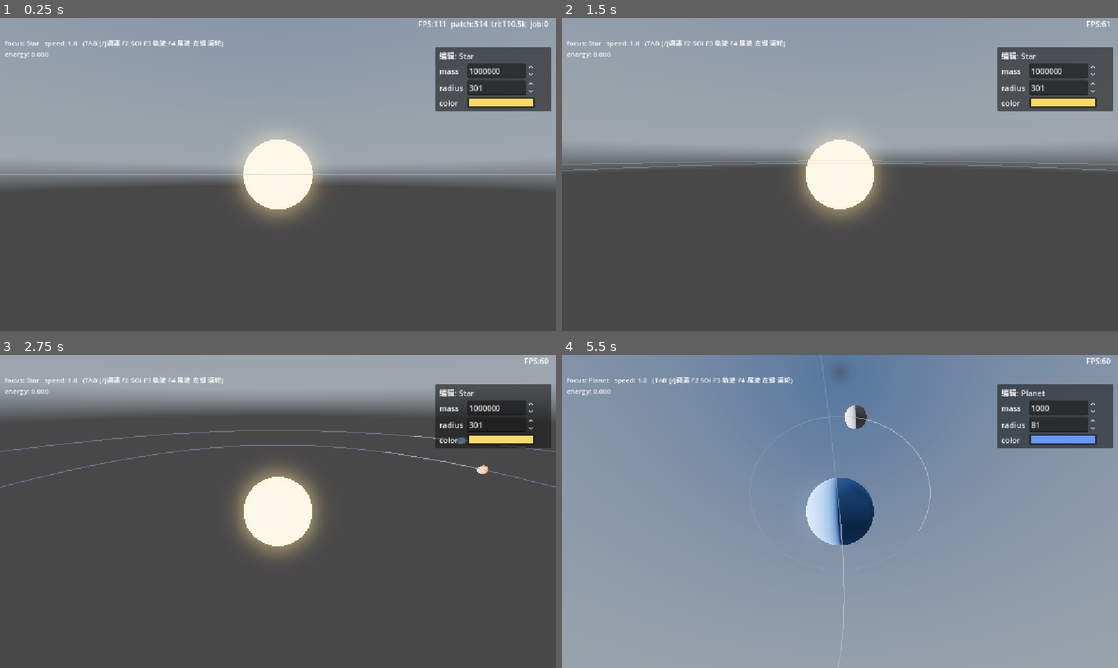
Above: before the commit, frames 1-4 (two rows, left to right).
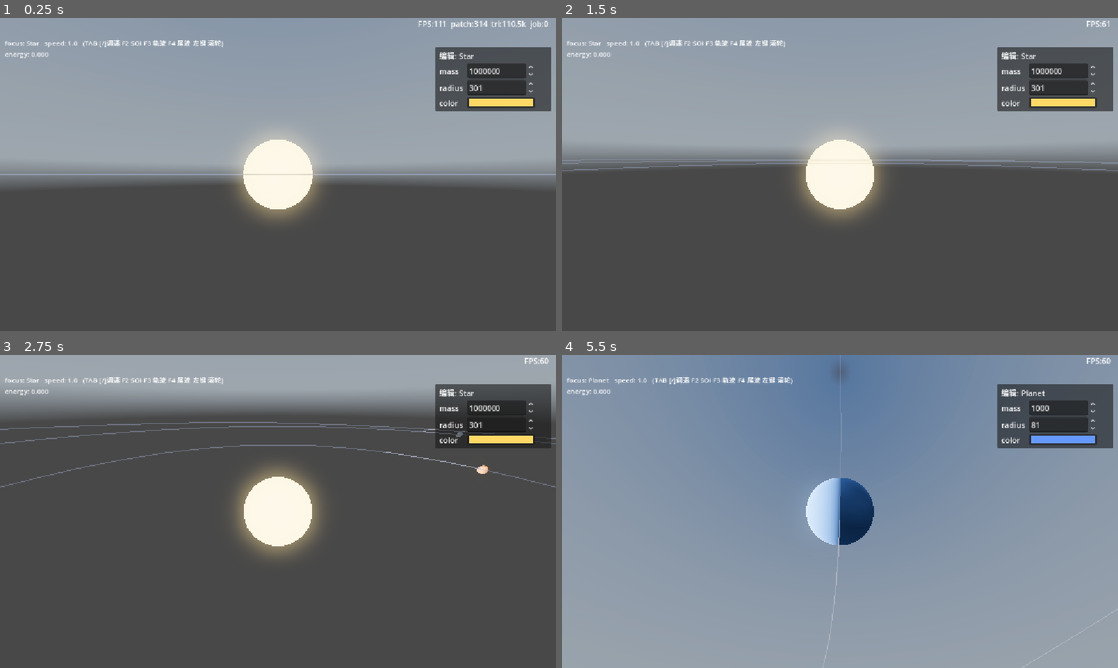
Above: after the commit, the same moments.

Repository: xiaobaibaix/stellar_era_godot
Game: Godot game, scene res://scenes/main.tscn
Two runs of this game, one before a commit and one after it. Both use one fixed random seed, a clock stepped at 60 frames per second and the inputs below. A sky picture missing from this copy of the repository is replaced by a grey-blue gradient.
Inputs (mouse positions are in pixels of both pictures, inside the frame that each line leads up to):
- Up to frame 1 (0.25 s): no input
- Up to frame 2 (1.5 s): tap Enter at 0.5 s; move the mouse to (962, 158) at 0.52 s; hold D 0.53-1.25 s; hold Q 0.53-1.25 s; click (962, 158) at 0.67 s; tap Space at 0.77, 1.25 s; drag from (728, 190) to (812, 237) at 1.27 s
- Up to frame 3 (2.75 s): move the mouse to (333, 442) at 2.02 s; hold D from 2.03 s (still down); tap Shift at 2.1 s
- Up to frame 4 (5.5 s): release D at 2.75 s; drag from (812, 574) to (673, 464) at 2.77 s; move the mouse to (1006, 558) at 3.52 s; hold A 3.53-4.25 s; tap Enter at 3.6, 4.25 s; tap Space at 3.77 s; drag from (673, 464) to (756, 433) at 4.27 s; move the mouse to (867, 511) at 5.02 s; hold S from 5.03 s (still down); tap Tab at 5.1 s; click (867, 511) at 5.17 s

The runs differ from the first frame. In frame 2, 0.7% of the frame differs, in the area x 0-100%, y 45-47%; in frame 3, 0.9%, in the area x 0-100%, y 21-43%; in frame 4, 0.8%.

Commit message:
开发：添加编辑器也显示soi区域作为参考范围

Diff:
--- a/scenes/celestial_system.tscn
+++ b/scenes/celestial_system.tscn
@@ -1,12 +1,14 @@
 [gd_scene format=3 uid="uid://dvvumqb10vtc8"]
 
 [ext_resource type="Script" uid="uid://wtc1vb7c6gl" path="res://celestial_system.gd" id="1_a48o5"]
+[ext_resource type="Script" path="res://scenes/soi_editor_preview.gd" id="2_soiprev"]
 
 [node name="CelestialSystem" type="Node3D" unique_id=1785284761]
 script = ExtResource("1_a48o5")
 
 [node name="SOI" type="MeshInstance3D" parent="." unique_id=1965821511]
 visible = false
+script = ExtResource("2_soiprev")
 
 [node name="Trails" type="Node3D" parent="." unique_id=387353748]
 
--- a/scenes/main.tscn
+++ b/scenes/main.tscn
@@ -149,7 +149,7 @@
 omni_attenuation = -0.1
 
 [node name="PlanetSystem1" parent="CelestialSystem/CelestialSystem1" unique_id=512211728 instance=ExtResource("8_tipki")]
-transform = Transform3D(1, 0, 0, 0, 1, 0, 0, 0, 1, 6000, 0, 0)
+transform = Transform3D(1, 0, 0, 0, 1, 0, 0, 0, 1, 7378.6934, 0, 0)
 
 [node name="Planet" parent="CelestialSystem/CelestialSystem1/PlanetSystem1" unique_id=1378551634 instance=ExtResource("9_cel")]
 mass = 1000.0
@@ -158,7 +158,7 @@
 is_dominant = true
 
 [node name="MoonSystem" parent="CelestialSystem/CelestialSystem1/PlanetSystem1" unique_id=1785284761 instance=ExtResource("8_tipki")]
-transform = Transform3D(1, 0, 0, 0, 1, 0, 0, 0, 1, 209.53174, 0, 0)
+transform = Transform3D(1, 0, 0, 0, 1, 0, 0, 0, 1, 968.28516, 0, 0)
 
 [node name="Moon" parent="CelestialSystem/CelestialSystem1/PlanetSystem1/MoonSystem" unique_id=607143191 instance=ExtResource("9_cel")]
 mass = 5.0
--- /dev/null
+++ b/scenes/soi_editor_preview.gd
@@ -0,0 +1,295 @@
+@tool
+class_name SOIEditorPreview
+extends MeshInstance3D
+## 编辑器内 SOI 等势面预览: 挂在预制体 celestial_system.tscn 的 SOI 节点上(仅借宿, 自身 mesh 不动)。
+## 实际渲染到一个 INTERNAL_MODE_BACK 临时子节点(挂在本系统下) → 不进场景存盘、不污染 git diff。
+## 用场景树里的位置/质量算本系统 SOI 边界并实时显示, 方便放置子天体时直观看到引力作用范围。
+## 摄动源收集复刻运行时 _collect_perturbers; mesh 数学复刻 _make_potential_surface_mesh/_soi_radius_on_ray
+## (必须本地复制: celestial_system.gd 非 @tool, 编辑器里其实例是 placeholder, 方法调用会失败;
+##  仅 bare G 换成传参 g, 由 sys.G 读出)。保证编辑器看到的形状 = 运行时形状(同一等势面 η=1)。
+## 运行时由 celestial_system.gd 接管 SOI; 本脚本 is_editor_hint() 守卫, 运行时 _process 直接返回。
+
+const _PREVIEW_SHADER := """
+shader_type spatial;
+render_mode unshaded, cull_disabled, depth_test_disabled;
+uniform vec4 line_color;
+void fragment() {
+	vec3 center = (VIEW_MATRIX * MODEL_MATRIX[3]).xyz;
+	vec3 radial = normalize(VERTEX - center);
+	if (dot(radial, normalize(-VERTEX)) < 0.0) discard;
+	ALBEDO = line_color.rgb;
+	ALPHA = line_color.a;
+}
+"""
+
+var _last_sig: String = ""
+var _preview: MeshInstance3D = null
+
+
+func _process(_delta: float) -> void:
+	if not Engine.is_editor_hint():
+		# 运行时: 清掉可能残留的预览子节点(理论不会被存盘加载, 双保险), 交给 celestial_system.gd。
+		_clear_preview()
+		return
+	var sys: CelestialSystem = get_parent() as CelestialSystem
+	if sys == null:
+		return
+	# 顶层系统(parent 非 CelestialSystem)SOI 无穷大, 不画(同运行时 _build_soi_visuals_all 的守卫)。
+	if not (sys.get_parent() is CelestialSystem):
+		_clear_preview()
+		_last_sig = ""
+		return
+	var dom: Celestial = _dominant_of(sys)
+	if dom == null:
+		_clear_preview()
+		_last_sig = ""
+		return
+	# 摄动源 = 沿祖先链的祖辈 dominant + 同层兄弟 dominant(复刻 _collect_perturbers, 用场景树)。
+	var sources: Array[Celestial] = []
+	_collect_perturbers_edit(sys, sources)
+	# 位置/质量未变则跳过重建(编辑器空闲时近乎零开销, 仅在拖动天体时重算)。
+	var sig := _signature(sys, dom, sources)
+	if sig == _last_sig:
+		return
+	_last_sig = sig
+	if sources.is_empty():
+		# 无外部摄动(如孤立子系统) → SOI 无穷大, 不画。
+		_clear_preview()
+		return
+	# 同步编辑器世界位到 _wx(_soi_radius_on_ray 读 T._wx/sources._wx; 运行时由 _step 重设, 不影响)。
+	_sync_world(dom)
+	for s in sources:
+		_sync_world(s)
+	var pv: MeshInstance3D = _ensure_preview(sys)
+	# mesh 原点取系统世界位 → 顶点为系统局部坐标; 预览节点(系下局部 0)随之, 拖动系统时 mesh 跟随。
+	var so: Vector3 = sys.global_position
+	pv.mesh = _make_potential_surface_mesh(dom, sources, so.x, so.y, so.z, 24, 12, 0.0, sys.G)
+
+
+# 临时预览节点: owner=null → 不随场景存盘(纯编辑器预览; 运行时不加载, celestial_system.gd 接管 SOI)。
+func _ensure_preview(sys: CelestialSystem) -> MeshInstance3D:
+	if _preview != null and is_instance_valid(_preview):
+		return _preview
+	var pv := MeshInstance3D.new()
+	pv.name = "__SOIPreview__"
+	pv.material_override = _make_preview_material()
+	sys.add_child(pv)
+	pv.owner = null
+	_preview = pv
+	return pv
+
+
+func _clear_preview() -> void:
+	if _preview != null and is_instance_valid(_preview):
+		_preview.queue_free()
+	_preview = null
+
+
+# 非顶层系统用蓝色(同运行时 _make_soi_material 的 child 色; 顶层不画, 不到这里)。
+func _make_preview_material() -> Material:
+	var mat := ShaderMaterial.new()
+	var sh := Shader.new()
+	sh.code = _PREVIEW_SHADER
+	mat.shader = sh
+	mat.set_shader_parameter("line_color", Color(0.3, 0.85, 1.0, 0.35))
+	return mat
+
+
+# 本系统主导体 = 子里首个 is_dominant 的 Celestial(同运行时 _collect 的判定)。
+func _dominant_of(sys: CelestialSystem) -> Celestial:
+	for c in sys.get_children():
+		if c is Celestial and c.is_dominant:
+			return c
+	return null
+
+
+# 编辑器版摄动源收集: 复刻 _collect_perturbers(celestial_system.gd:772-785), 用场景树代替运行时字段。
+func _collect_perturbers_edit(sub: CelestialSystem, out_arr: Array) -> void:
+	var s: CelestialSystem = sub
+	while s.get_parent() is CelestialSystem:
+		var parent: CelestialSystem = s.get_parent() as CelestialSystem
+		var pd: Celestial = _dominant_of(parent)
+		if pd != null:
+			out_arr.append(pd)
+		for sib in parent.get_children():
+			if sib is CelestialSystem and sib != s:
+				var sd: Celestial = _dominant_of(sib as CelestialSystem)
+				if sd != null:
+					out_arr.append(sd)
+		s = parent
+	# 顶层 s 的 dominant(运行时第 784-785 行)。
+	var td: Celestial = _dominant_of(s)
+	if td != null:
+		out_arr.append(td)
+
+
+func _sync_world(c: Celestial) -> void:
+	var gp: Vector3 = c.global_position
+	c._wx = gp.x
+	c._wy = gp.y
+	c._wz = gp.z
+
+
+func _signature(sys: CelestialSystem, dom: Celestial, sources: Array) -> String:
+	var sp: Vector3 = sys.global_position
+	var dp: Vector3 = dom.global_position
+	var s := "sys:%.3f,%.3f,%.3f|dom:%.3f,%.3f,%.3f:%.3f" % [sp.x, sp.y, sp.z, dp.x, dp.y, dp.z, dom.mass]
+	for c in sources:
+		var cp: Vector3 = c.global_position
+		s += "|s:%.3f,%.3f,%.3f:%.3f" % [cp.x, cp.y, cp.z, c.mass]
+	return s
+
+
+# ===== 以下两函数为 celestial_system.gd 的 _make_potential_surface_mesh / _soi_radius_on_ray 逐字副本 =====
+# (仅 bare G → 传参 g)。改其一务必同步另一处。
+
+func _make_potential_surface_mesh(T: Celestial, sources: Array[Celestial],
+		ox: float, oy: float, oz: float, n_lon: int, n_lat: int, hill: float, g: float) -> ArrayMesh:
+	var tx: float = T._wx - ox
+	var ty: float = T._wy - oy
+	var tz: float = T._wz - oz
+	var d_near2: float = 1e30
+	for S in sources:
+		var ex: float = S._wx - T._wx
+		var ey: float = S._wy - T._wy
+		var ez: float = S._wz - T._wz
+		var d2: float = ex * ex + ey * ey + ez * ez
+		if d2 < d_near2:
+			d_near2 = d2
+	# η=1 面(定义: tidal/g=1)朝源方向在 ~0.8×源距; r_max=1.5×最近源距 确保扫描覆盖到边界。
+	var r_max: float = maxf(hill, 1.0)
+	if not sources.is_empty():
+		r_max = maxf(sqrt(d_near2) * 1.5, 1.0)
+	var fallback_r: float = hill if hill > 0.0 else r_max
+	var use_ball: bool = sources.is_empty()
+	# 半径查表 rad[i][j](i=0..n_lat φ, j=0..n_lon θ): 每 (φ,θ) 只采样一次, 经纬线复用。
+	var rad: Array = []
+	rad.resize(n_lat + 1)
+	for i in range(n_lat + 1):
+		var phi: float = PI * float(i) / float(n_lat)
+		var sinp: float = sin(phi)
+		var cosp: float = cos(phi)
+		var row: Array = []
+		row.resize(n_lon + 1)
+		for j in range(n_lon + 1):
+			var theta: float = TAU * float(j) / float(n_lon)
+			row[j] = _soi_radius_on_ray(T, sources, use_ball, fallback_r, r_max,
+				sinp * cos(theta), cosp, sinp * sin(theta), g)
+		rad[i] = row
+	var positions := PackedVector3Array()
+	# 纬线圈: 固定 φ, 连相邻 θ(避开极点 φ=0/π 退化)。
+	for i in range(1, n_lat):
+		var phi: float = PI * float(i) / float(n_lat)
+		var sinp: float = sin(phi)
+		var cosp: float = cos(phi)
+		for j in range(n_lon):
+			var t0: float = TAU * float(j) / float(n_lon)
+			var t1: float = TAU * float(j + 1) / float(n_lon)
+			var r0: float = rad[i][j]
+			var r1: float = rad[i][j + 1]
+			positions.append(Vector3(tx + sinp * cos(t0) * r0, ty + cosp * r0, tz + sinp * sin(t0) * r0))
+			positions.append(Vector3(tx + sinp * cos(t1) * r1, ty + cosp * r1, tz + sinp * sin(t1) * r1))
+	# 经线: 固定 θ, 连相邻 φ。
+	for j in range(n_lon):
+		var theta: float = TAU * float(j) / float(n_lon)
+		var ct: float = cos(theta)
+		var st: float = sin(theta)
+		for i in range(n_lat):
+			var p0: float = PI * float(i) / float(n_lat)
+			var p1: float = PI * float(i + 1) / float(n_lat)
+			var s0: float = sin(p0)
+			var c0: float = cos(p0)
+			var s1: float = sin(p1)
+			var c1: float = cos(p1)
+			var r0: float = rad[i][j]
+			var r1: float = rad[i + 1][j]
+			positions.append(Vector3(tx + s0 * ct * r0, ty + c0 * r0, tz + s0 * st * r0))
+			positions.append(Vector3(tx + s1 * ct * r1, ty + c1 * r1, tz + s1 * st * r1))
+	var arr_mesh := ArrayMesh.new()
+	var arrays: Array = []
+	arrays.resize(Mesh.ARRAY_MAX)
+	arrays[Mesh.ARRAY_VERTEX] = positions
+	arr_mesh.add_surface_from_arrays(Mesh.PRIMITIVE_LINES, arrays)
+	return arr_mesh
+
+
+func _soi_radius_on_ray(T: Celestial, sources: Array[Celestial], use_ball: bool,
+		fallback_r: float, r_max: float,
+		dx: float, dy: float, dz: float, g: float) -> float:
+	if use_ball:
+		return fallback_r
+	# 内联 η 计算(不调 _max_perturbation_ratio), 省 GDScript 函数调用开销(视觉路径性能关键)。
+	var twx: float = T._wx
+	var twy: float = T._wy
+	var twz: float = T._wz
+	var tm: float = T.mass
+	var n_scan: int = 10
+	var r_prev: float = 0.0
+	for k in range(1, n_scan + 1):
+		var r_cur: float = r_max * float(k) / float(n_scan)
+		var px: float = twx + dx * r_cur
+		var py: float = twy + dy * r_cur
+		var pz: float = twz + dz * r_cur
+		var g_t: float = g * tm / (r_cur * r_cur)
+		var eta_cur: float = 0.0
+		if g_t > 0.0:
+			for S in sources:
+				var vpx: float = S._wx - px
+				var vpy: float = S._wy - py
+				var vpz: float = S._wz - pz
+				var dp2: float = vpx * vpx + vpy * vpy + vpz * vpz
+				if dp2 < 1e-6:
+					continue
+				var kp: float = g * S.mass / (dp2 * sqrt(dp2))
+				var stx: float = S._wx - twx
+				var sty: float = S._wy - twy
+				var stz: float = S._wz - twz
+				var dt2: float = stx * stx + sty * sty + stz * stz
+				if dt2 < 1e-6:
+					continue
+				var kt: float = g * S.mass / (dt2 * sqrt(dt2))
+				var tax: float = kp * vpx - kt * stx
+				var tay: float = kp * vpy - kt * sty
+				var taz: float = kp * vpz - kt * stz
+				var eta: float = sqrt(tax * tax + tay * tay + taz * taz) / g_t
+				if eta > eta_cur:
+					eta_cur = eta
+		if eta_cur >= 1.0:
+			var lo: float = r_prev
+			var hi: float = r_cur
+			for _b in range(8):
+				var mid: float = 0.5 * (lo + hi)
+				var bpx: float = twx + dx * mid
+				var bpy: float = twy + dy * mid
+				var bpz: float = twz + dz * mid
+				var bg_t: float = g * tm / (mid * mid)
+				var b_eta: float = 0.0
+				if bg_t > 0.0:
+					for S in sources:
+						var bvx: float = S._wx - bpx
+						var bvy: float = S._wy - bpy
+						var bvz: float = S._wz - bpz
+						var bp2: float = bvx * bvx + bvy * bvy + bvz * bvz
+						if bp2 < 1e-6:
+							continue
+						var bkp: float = g * S.mass / (bp2 * sqrt(bp2))
+						var bstx: float = S._wx - twx
+						var bsty: float = S._wy - twy
+						var bstz: float = S._wz - twz
+						var bdt2: float = bstx * bstx + bsty * bsty + bstz * bstz
+						if bdt2 < 1e-6:
+							continue
+						var bkt: float = g * S.mass / (bdt2 * sqrt(bdt2))
+						var bax: float = bkp * bvx - bkt * bstx
+						var bay: float = bkp * bvy - bkt * bsty
+						var baz: float = bkp * bvz - bkt * bstz
+						var e_b: float = sqrt(bax * bax + bay * bay + baz * baz) / bg_t
+						if e_b > b_eta:
+							b_eta = e_b
+				if b_eta >= 1.0:
+					hi = mid
+				else:
+					lo = mid
+			return 0.5 * (lo + hi)
+		r_prev = r_cur
+	return r_max
Not shown, added: scenes/soi_editor_preview.gd.uid
